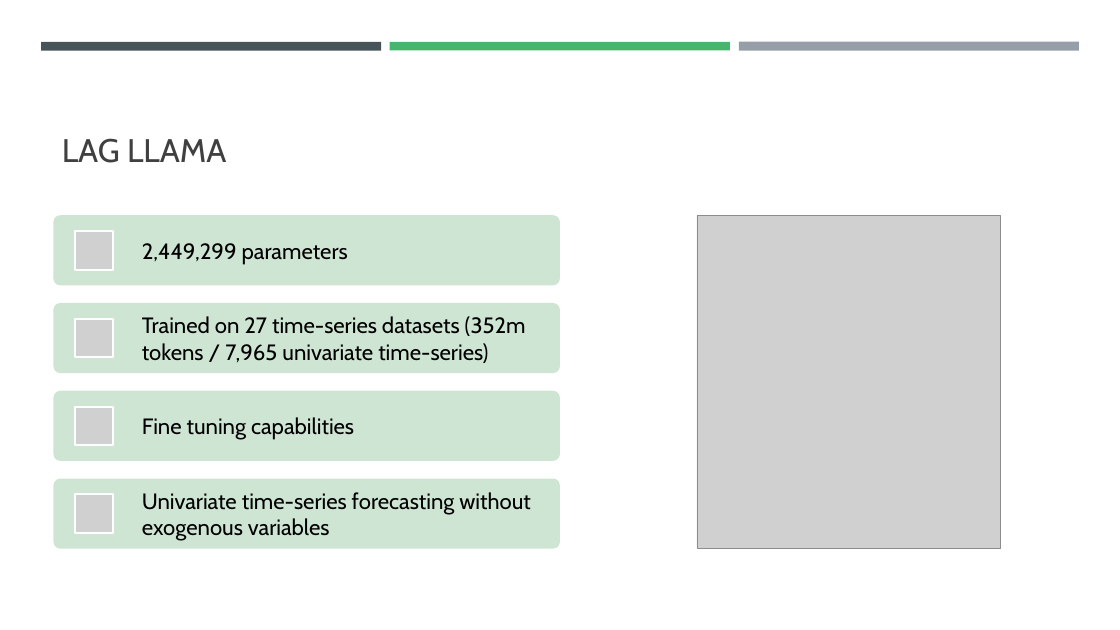
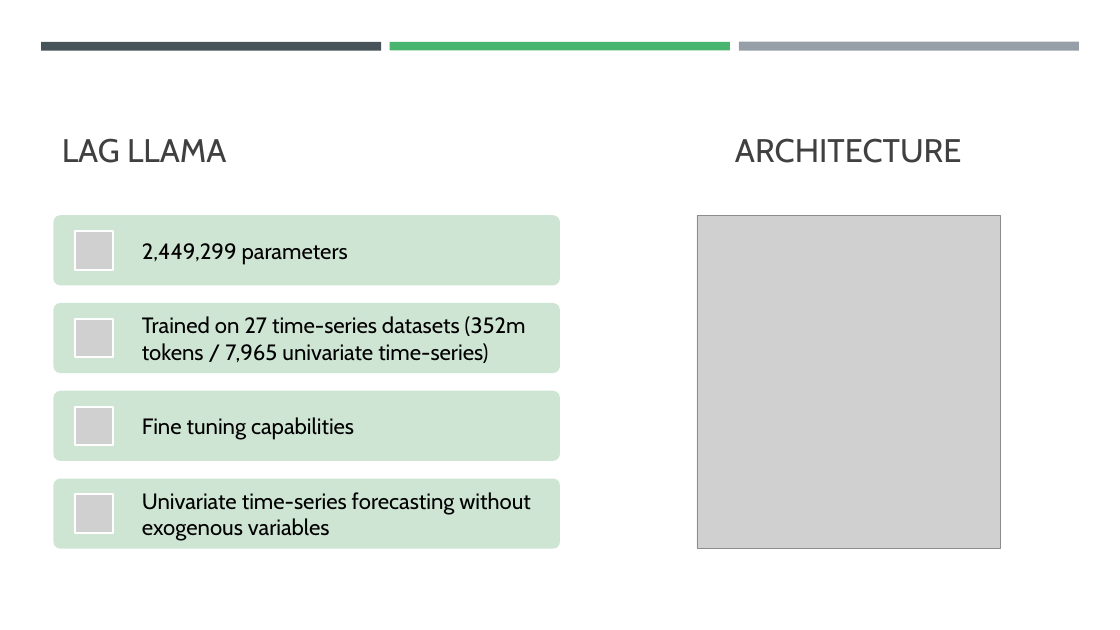
Before and after one commit to filip-topic/Time-Series-Foundation-Models-in-Financial-time-series-prediction, a slide deck: slide 7 of 17th of July Presentation.pptx. Drawn at 1120x630 pixels with LibreOffice and Linux fonts; fonts in the diff are those of the drawing; grey boxes stand for pictures. Boxes give left, top, right and bottom in pixels: in the first picture for what was removed or moved away, otherwise in the second. Text is boxed around its words. In the diff, an @@ line names an element or a change of style, - is before the commit and + after.

```diff
--- a/17th of July Presentation.pptx
+++ b/17th of July Presentation.pptx
@@ text added at box(735, 138, 962, 163), 28 pt, text #404040 @@
+ARCHITECTURE
```
Also in this commit, not shown: 4 other slides changed, 2 other files.
